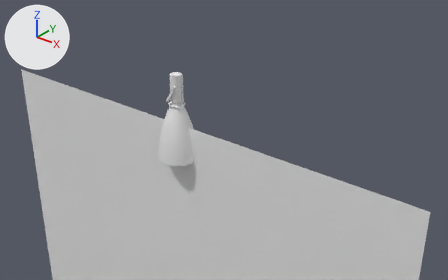
The COLLADA model exports/raptor.dae as it was, and as the next commit left it.
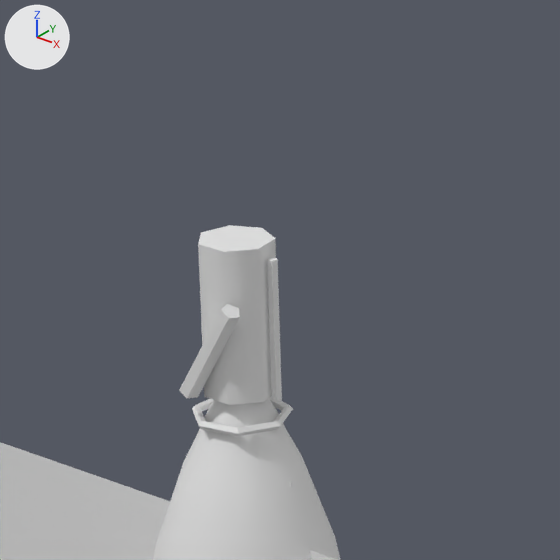
Old and new are each drawn from a camera (50 mm lens) standing at (22.41, -23.74, 13.51) and looking at (2.63, 0.98, -1.82) and again close up on the part from 30% to 52% of the width and 12% to 46% of the height. The axes (+X, +Y, +Z) are drawn at upper left. The lights are the same throughout. Where no turn or scale is listed for an object, it has been applied to the vertices.

In view in the first close-up: 'charcoal.01', 'charcoal.02', 'sea_flame', 'sea_nozzle', 'stainless.01', 'stainless.04', 'vacuum_nozzle'.
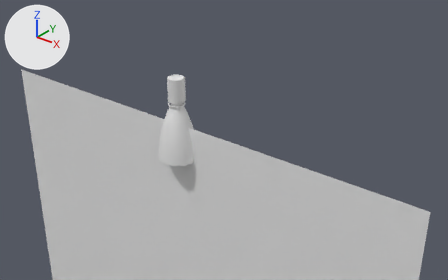
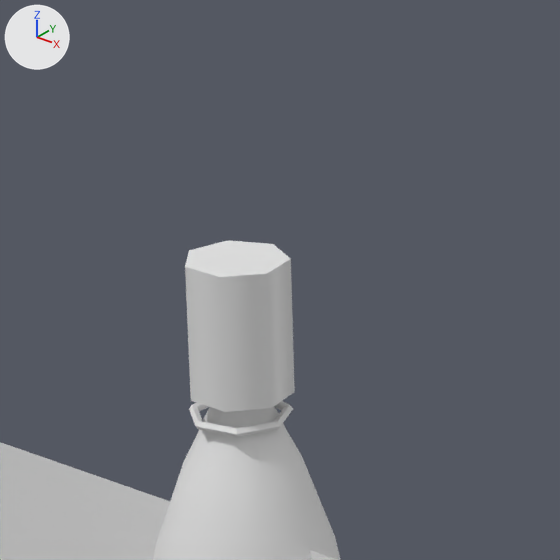
Where the newer file only moved an object's origin or applied its transform, the numbers keep the older frame.

Boxes [x1, y1, x2, y2] around the edits, measured in the close-ups (560 x 560 px):
'charcoal.01', mesh rescaled (41% wider)
    before: [198, 225, 276, 405]
    after: [185, 240, 295, 412]
'stainless.01', deleted
    before: [179, 304, 240, 398]
'stainless.04', deleted
    before: [268, 258, 282, 402]
'charcoal.02', reshaped
    before: [192, 396, 293, 437]
    after: [189, 401, 293, 437]

The edits, one by one:
me_cylinder_002 has 14 vertices, 24 faces and spans x -0.37..0.37, y -0.34..0.38, z -0.86..0.69.
me_cylinder_002 is used by ob_charcoal_01; location (0.0, 0.0, 1.11).
me_cylinder_002 part 1: the whole mesh is scaled about its middle by (1.37, 1.37, 0.88), then moved by (0.0, 0.01, -0.11).
me_torus is used by ob_charcoal_02; location (0.0, 0.0, 0.0).
me_torus had 35 vertices, 70 faces and spanned x -0.453..0.503, y -0.49..0.49, z -0.043..0.043.
me_torus now has 35 vertices, 70 faces and spans x -0.482..0.506, y -0.514..0.5, z -0.046..0.044.
me_torus part 2: the whole mesh is rebuilt.
Object 'stainless.01' (ob_stainless_01) is deleted.
Object 'stainless.04' (ob_stainless_04) is deleted.
